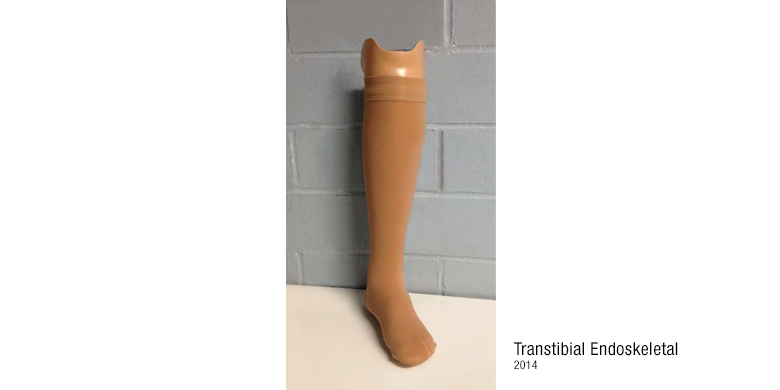
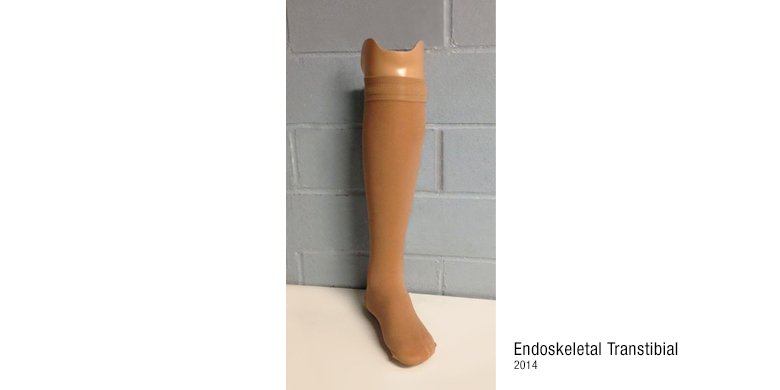
Comparing the layer stacks of the two 780 × 390 images. Changes:
renamed "Transtibial Endoskeletal 2014" to "Endoskeletal Transtibial 2014", painted on it over box(514, 342, 675, 369)
